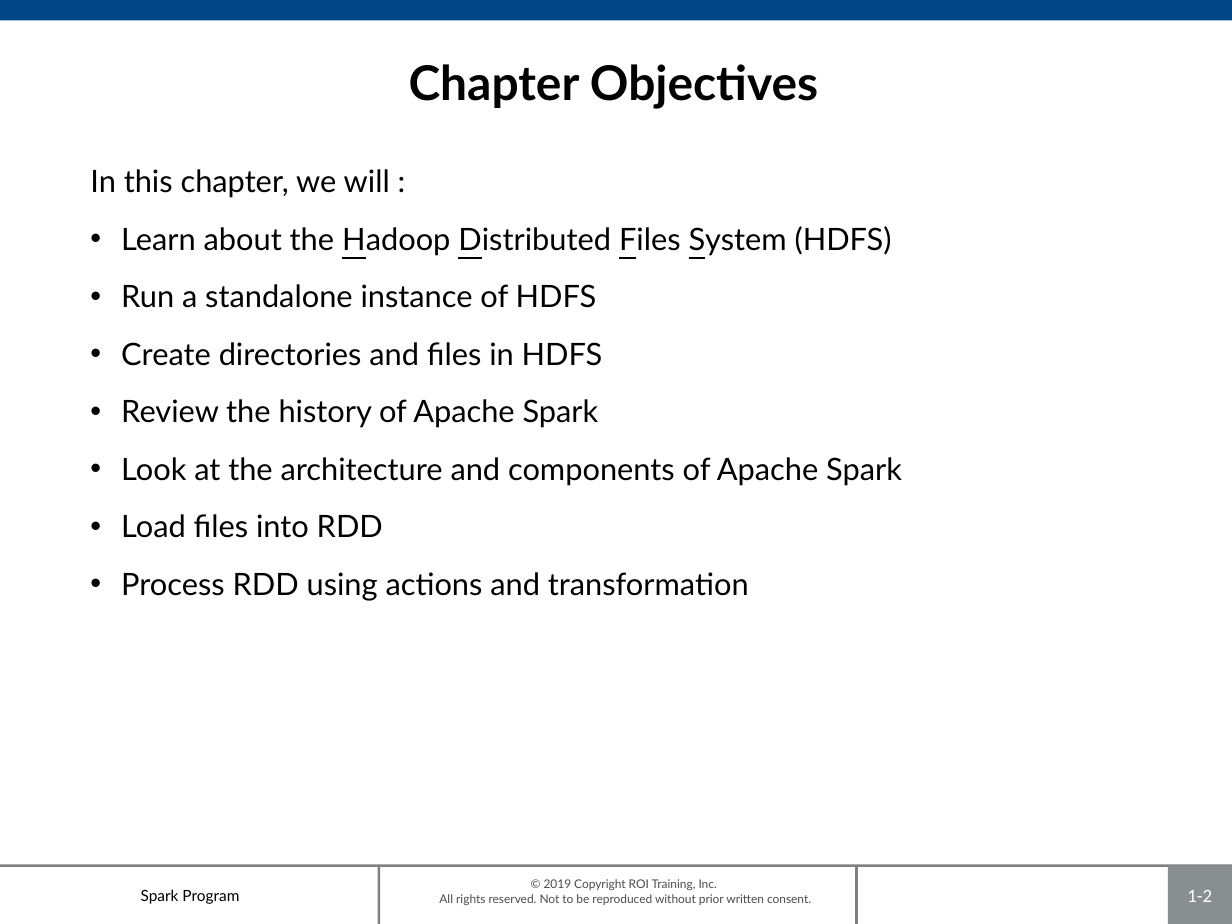
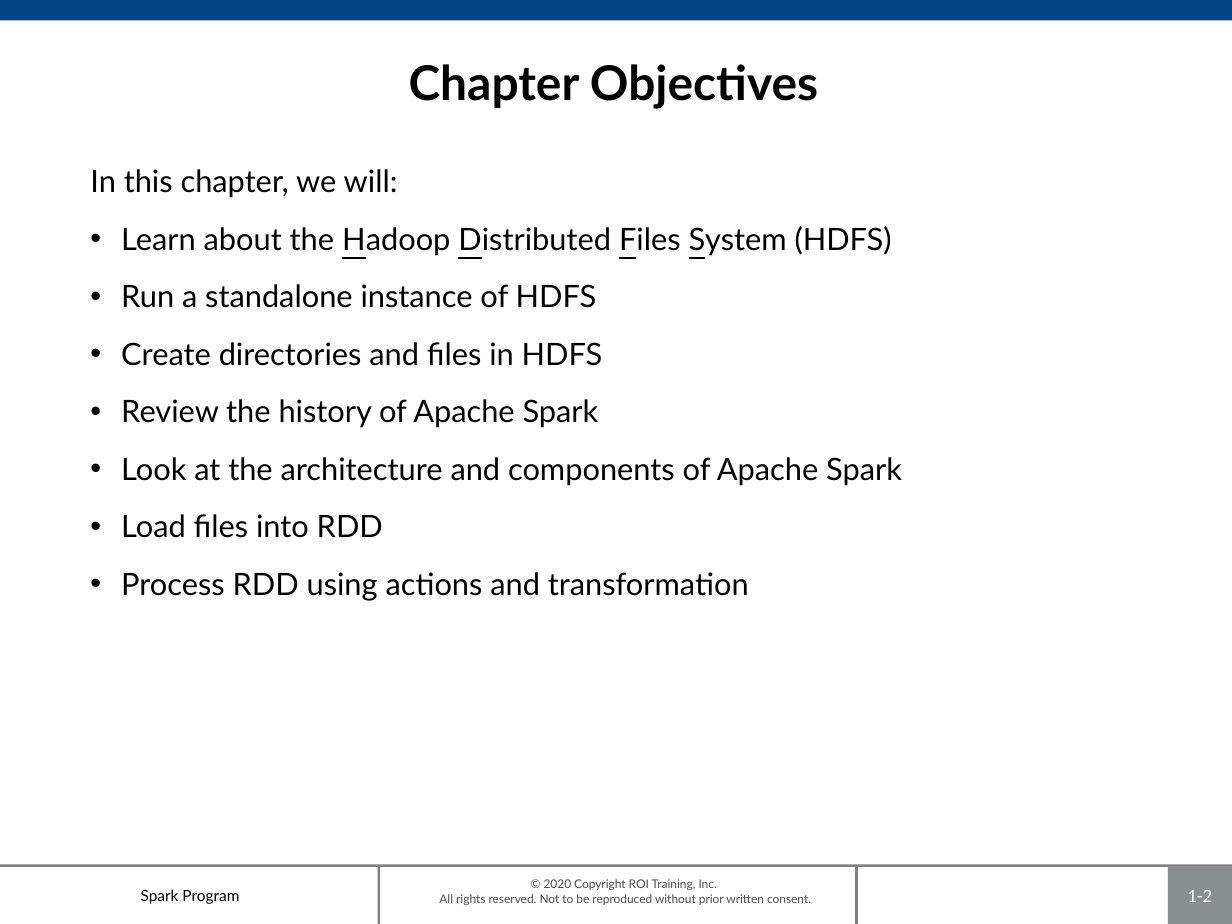
Before and after one commit to roitraining/SparkProgram, a slide deck: slide 2 of Day1/Day1_IntroToSpark.pptx. Drawn at 1232x924 pixels with LibreOffice and Linux fonts; fonts in the diff are those of the drawing; background and template pictures are left out. Boxes give left, top, right and bottom in pixels: in the first picture for what was removed or moved away, otherwise in the second. Text is boxed around its words. In the diff, an @@ line names an element or a change of style, - is before the commit and + after.

```diff
--- a/Day1/Day1_IntroToSpark.pptx
+++ b/Day1/Day1_IntroToSpark.pptx
@@ text at [90, 169, 398, 198]: spaces changed @@
-In this chapter, we will :
+In this chapter, we will:
@@ text at [439, 879, 811, 905]: text changed @@
-© 2019 Copyright ROI Training, Inc.
-All rights reserved. Not to be reproduced without prior written consent.
+© 2020 Copyright ROI Training, Inc.
+All rights reserved. Not to be reproduced without prior written consent.
```
Also in this commit, not shown: 30 other slides changed, 1 other file.
